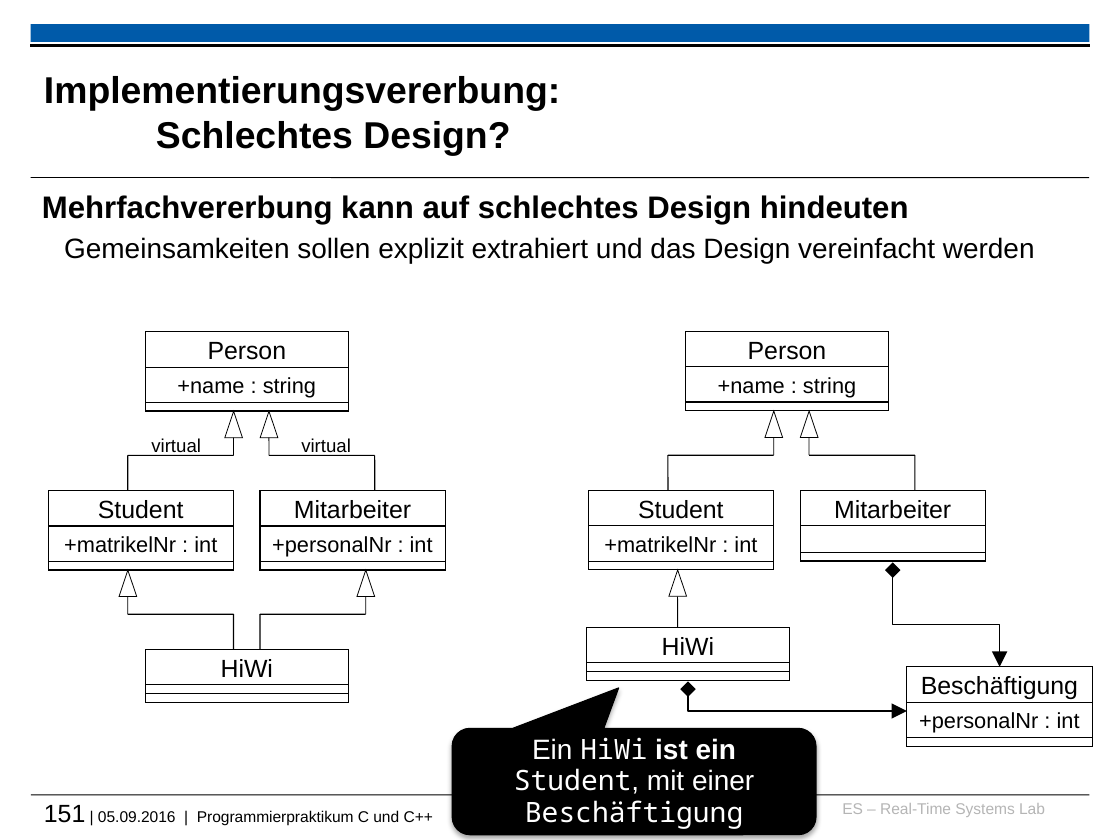
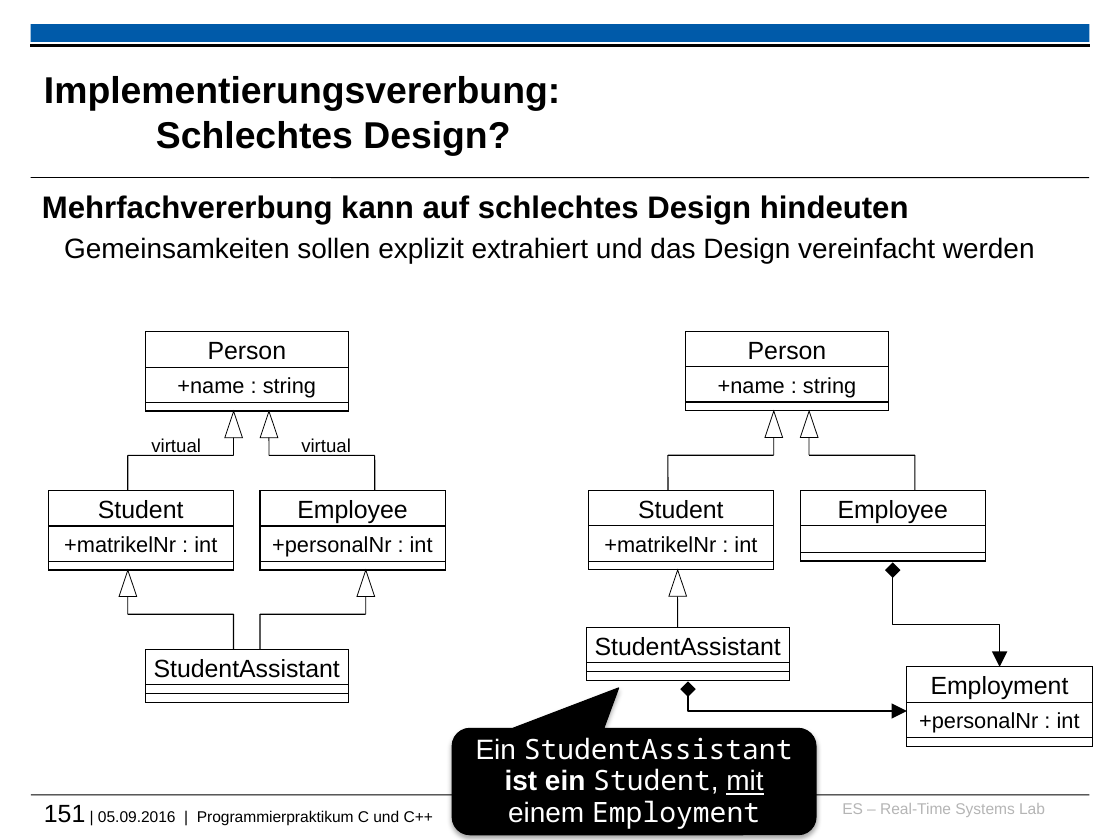
Before and after one commit to h82k/tud-cppp, a slide deck: slide 151 of cppp_lecture.pptx. Drawn at 1120x840 pixels with LibreOffice and Linux fonts; fonts in the diff are those of the drawing; background and template pictures are left out. Boxes give left, top, right and bottom in pixels: in the first picture for what was removed or moved away, otherwise in the second. Text is boxed around its words. In the diff, an @@ line names an element or a change of style, - is before the commit and + after.

```diff
--- a/cppp_lecture.pptx
+++ b/cppp_lecture.pptx
@@ text in rectangle at (x1=297, y1=500, x2=407, y2=523): text changed @@
-Mitarbeiter
+Employee
@@ text in rectangle at (x1=838, y1=500, x2=948, y2=523): text changed @@
-Mitarbeiter
+Employee
@@ text in rectangle at (x1=154, y1=659, x2=340, y2=678): text changed @@
-HiWi
+StudentAssistant
@@ text in rectangle at (x1=595, y1=637, x2=781, y2=656): text changed @@
-HiWi
+StudentAssistant
@@ text in rectangle at (x1=931, y1=676, x2=1069, y2=699): text changed @@
-Beschäftigung
+Employment
@@ text in rounded speech box at (x1=476, y1=737, x2=793, y2=829): text changed @@
-Ein HiWi ist ein Student, mit einer Beschäftigung
+Ein StudentAssistant
+ist ein Student, mit einem Employment
```
Also in this commit, not shown: 19 other slides changed, 2 other files.
